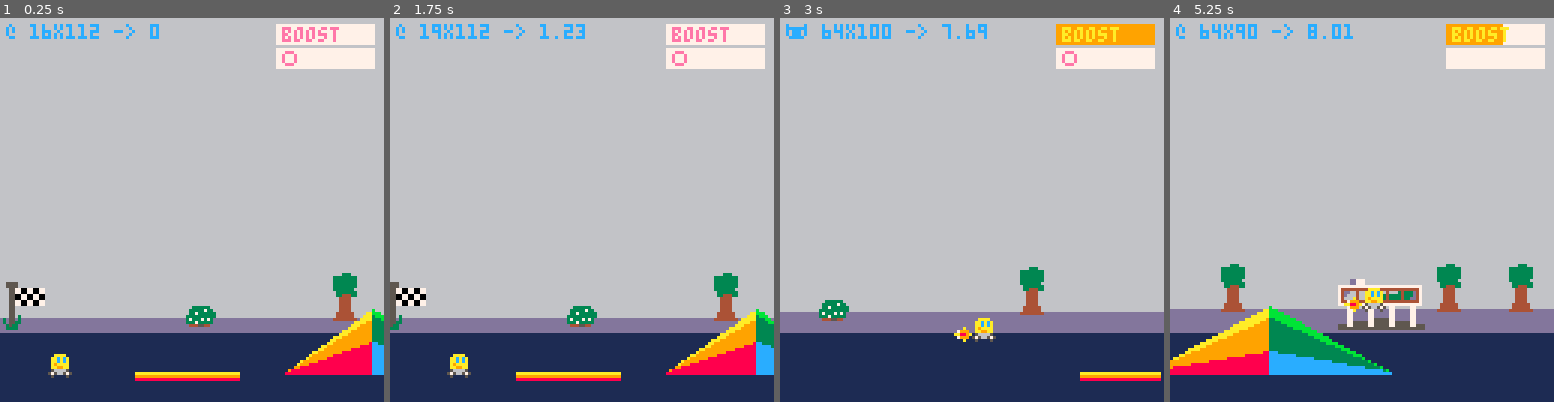
Above: before the commit, frames 1-4 (left to right).
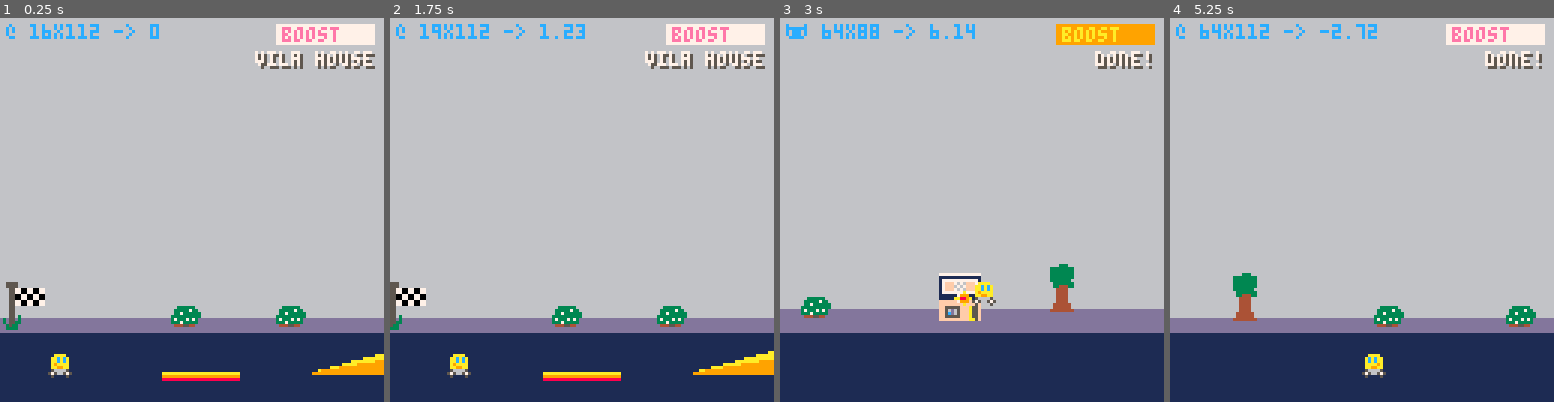
Above: after the commit, the same moments.

Repository: broquaint/pico8-carts
Game: PICO-8 cartridge racer.p8
The game is run twice, just before and just after one commit, with the same random seed, the same clock (stepped at 60 frames per second) and the same inputs.
Inputs:
- Up to frame 1 (0.25 s): no input
- Up to frame 2 (1.75 s): tap X (X key) at 0.33, 1.07 s; tap O (Z key) at 0.7, 1.7 s; hold Right from 1.6 s (still down)
- Up to frame 3 (3 s): tap X (X key) at 1.85, 2.97 s; release Right at 2.1 s; tap O (Z key) at 2.1, 2.5, 2.9 s; hold Up 2.15-2.42 s; hold Right from 2.47 s (still down)
- Up to frame 4 (5.25 s): release Right at 3.03 s; hold Left 3.08-3.58 s; tap O (Z key) every 0.4 s from 3.3 to 4.9 s; hold Down 3.63-3.97 s; hold Right 4.02-4.68 s; tap X (X key) at 4.08, 5.2 s; hold Up 4.73-5.03 s; hold Left from 5.08 s (still down)

The runs differ from the first frame. In frame 1, 5.3% of the frame differs, in the area x 35-100%, y 7-95%; in frame 2, 5.6%; in frame 3, 6.1%; in frame 4, 14%, in the area x 0-100%, y 1-94%.

Commit message:
Change delivery circles to locations
Making content takes time, but looking at architecture is
nice. Getting closer to something that might actually be a game.

Diff:
--- a/racer.p8
+++ b/racer.p8
@@ -40,7 +40,38 @@
 spr_flag   = { 24, 32, 16, 16 }
 
 spr_villa_savoye = { 48, 46, 31, 18 }
+-- https://en.wikipedia.org/wiki/Palladian_architecture#/media/File:Andrea_palladio_fourth_book_image.jpg
 spr_villa_palladio = { 80, 40, 32, 23 }
+-- https://www.archdaily.com/957550/rendezvous-house-clb-architects
+spr_house_rendevous = { 0, 48, 16, 16 }
+-- https://www.archdaily.com/957922/nk-home-kien-truc-ndt
+spr_house_tube = { 16, 48, 16, 16 }
+-- https://www.archdaily.com/957520/cruz-de-pedra-house-ca-colectivo-de-arquitectura
+spr_house_cruz_de_pedra = { 32, 48, 16, 16 }
+-- https://www.archdaily.com/956776/vila-house-flipe-arquitetura
+spr_house_vila_flipe = { 64, 0, 16, 16 }
+-- https://www.archdaily.com/956258/borderless-house-haryu-wood-studio-plus-selma-masic
+spr_house_haryu = { 112, 0, 16, 16 }
+-- https://www.architectural-review.com/buildings/sergison-bates-semi-detached-stevenage-2000
+spr_house_semi_detached = { 96, 0, 16, 16 }
+-- https://www.archdaily.com/956098/tam-dao-villa-tropical-space
+spr_house_tam_dao = { 80, 0, 16, 16 }
+
+function make_location(spr, name, y_pos)
+   return { spr = spr, name = name, y_pos = (y_pos or 85) }
+end
+
+locations = {
+   make_location(spr_villa_savoye, 'villa savoye', 87),
+   make_location(spr_villa_palladio, 'palladian villa', 81),
+   make_location(spr_house_rendevous, 'rendevous house'),
+   make_location(spr_house_tube, 'typical tube house'),
+   make_location(spr_house_cruz_de_pedra, 'cruz de pedra house'),
+   make_location(spr_house_vila_flipe, 'vila house'),
+   make_location(spr_house_haryu, 'borderless house'),
+   make_location(spr_house_semi_detached, 'sergison bates semi-detached'),
+   make_location(spr_house_tam_dao, 'tam dao villa'),
+}
 
 function _init()
    car = {
@@ -59,14 +90,9 @@
    }
 
    local lvl_len = 1500
-   local trans_pos = lvl_len / 2
-   local trans_spr = (
-      {{spr_villa_savoye, { trans_pos, 87 }}, {spr_villa_palladio, { trans_pos, 81 }}}
-   )[randx(2)]
 
    level = {
-      length = lvl_len,
-      transition_spr = trans_spr[1],
+      length = lvl_len
    }
 
    scene = { make_bg_spr(spr_flag, { 0, 88 }) }
@@ -78,10 +104,13 @@
    populate_scenery()
    populate_geometry()
 
+   -- loc_map = {}
+   -- for loc in all(locations) do
+   --    loc_map[loc.name] = loc
+   -- end
+
    level.deliveries = generate_deliveries()
    car.deliveries = {level.deliveries[randx(#level.deliveries)]}
-
-   add(scene, make_bg_spr(level.transition_spr, trans_spr[2]))
 end
 
 function make_obj(pos, attr)
@@ -165,17 +194,19 @@
 delivery_id = 1
 function generate_deliveries()
    local deliveries = {}
-   local colours    = { salmon, azure, lime, yellow, orange, red, coral }
+   -- local colours    = { salmon, azure, lime, yellow, orange, red, coral }
+   local locs = copy_table(locations)
    -- TODO The number of deliveries needs to be more dynamic.
    for i = 1,flr(level.length/400) do
-      local col   = del(colours, colours[randx(#colours)])
+      local loc   = del(locs, locs[randx(#locs)])
       local del_x = find_free_pos(
          deliveries, function() return ramps[randx(#ramps)].x + 150 end
       )
-      deliveries[delivery_id] = make_obj({del_x, g_racing_line-25}, {colour=col, width=5, id=delivery_id})
+      deliveries[delivery_id] = make_obj({del_x, loc.y_pos}, {location=loc, width=loc.spr[3], id=delivery_id})
       -- The IDs happen to align with where the index in , it could diverge.
       delivery_id += 1
    end
+
    return deliveries
 end
 
@@ -416,7 +447,7 @@
          obj.x = x % level.length
       end
       -- Only move bg sprites but not flag or transition.
-      if obj.spr and obj.spr != scene[#scene].spr and obj.spr != scene[1].spr then
+      if obj.spr then
          obj.y = horizon_offset(obj.orig_y)
       end
    end
@@ -436,6 +467,7 @@
       local dx0 = del_loc.x
       local dx1 = dx0+del_loc.width
       if (cx1 > dx0 and cx1 < dx1) or (cx0 < dx1 and cx0 > dx0) then
+         printh(dumper('removing loc ', del_loc))
          car.delivered = deli(car.deliveries, idx)
       end
    end
@@ -573,9 +605,10 @@
    end
 
    for d in all(level.deliveries) do
-      -- Placeholders (?) for eventual sprites
-      circ(wrapped_x(d), d.y, d.width, d.colour)
-      circfill(wrapped_x(d), d.y, d.width - 3, white)
+      local del_x = wrapped_x(d)
+      if should_draw(del_x, d.width) then
+         render_sprite(d.location.spr, del_x, d.y)
+      end
    end
 end
 
@@ -588,11 +621,11 @@
       print('boost', 94, 3, salmon)
    end
 
-   rectfill(92, 10, 124, 16, white)
-   local del_x = 96
-   for d in all(car.deliveries) do
-      circ(del_x, 13, 2, d.colour)
-   end
+   local del_name = (#car.deliveries > 0) and car.deliveries[1].location.name or 'done!'
+   local del_x    = 126 - (#del_name * 4)
+   local del_y    = 12
+   print(del_name, del_x, del_y, dim_grey)
+   print(del_name, del_x - 1, del_y - 1, white)
 
    local dbg = DEBUG and '🐱' or '@'
    print(dumper(dbg, ' ', flr(car.x), 'x', flr(car.y), ' -> ', car.speed), 2, 2, azure)
--- a/scratch.p8
+++ b/scratch.p8
@@ -42,6 +42,9 @@
 
 function _init()
    printh('made an object: ' .. dumper(make_obj({33,66}, { foo = 'bar', now = t() })))
+   local foo = {'abc','def','ghi'}
+   local bar = deli(foo,2)
+   printh('deleted ' .. bar .. ' from ' .. dumper(foo))
 end
 
 function dumper(...)
Not shown, changed: 32 lines of the sprite sheet (__gfx__) section of racer.p8
